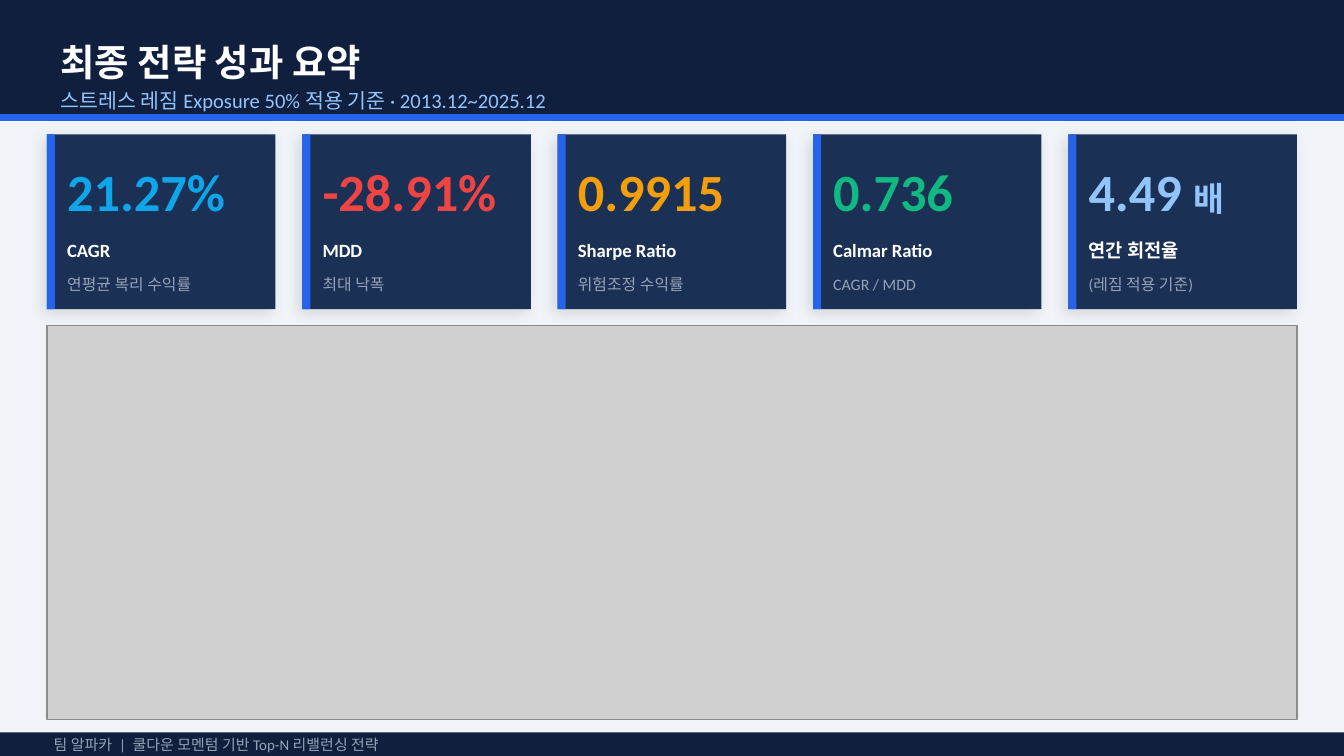
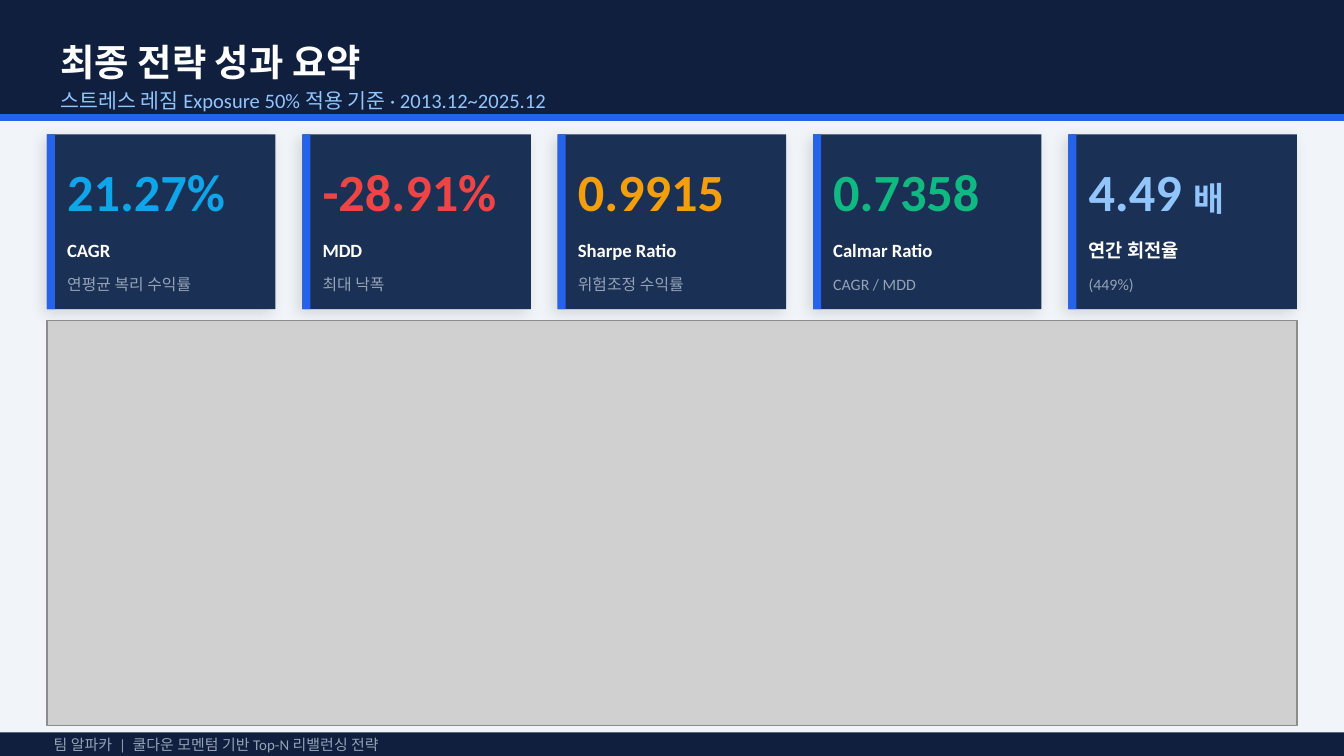
Before and after one commit to pdhman/KDT-AI-, a slide deck: slide 19 of 1조_결과보고서_알파카_쿨다운모멘텀전략.pptx. Drawn at 1344x756 pixels with LibreOffice and Linux fonts; fonts in the diff are those of the drawing; grey boxes stand for pictures. Boxes give left, top, right and bottom in pixels: in the first picture for what was removed or moved away, otherwise in the second. Text is boxed around its words. In the diff, an @@ line names an element or a change of style, - is before the commit and + after.

```diff
--- a/1조_결과보고서_알파카_쿨다운모멘텀전략.pptx
+++ b/1조_결과보고서_알파카_쿨다운모멘텀전략.pptx
@@ text at [833,175,979,212]: text changed @@
-0.736
+0.7358
@@ text at [1089,279,1134,292]: text changed @@
-(레짐 적용 기준)
+(449%)
@@ picture: place and size @@
-picture at [47,325,1297,719]
+picture at [47,320,1297,726]
```
Also in this commit, not shown: 10 other slides changed, 2 other files.
